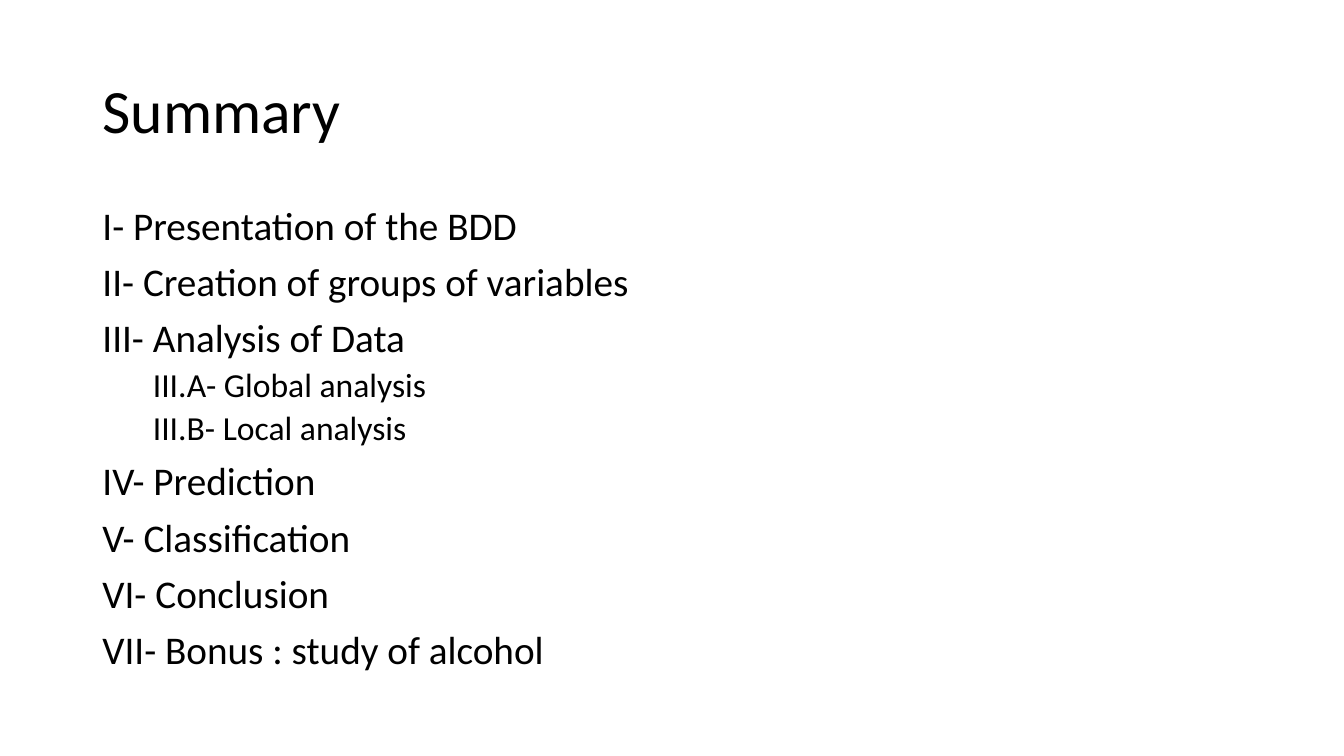
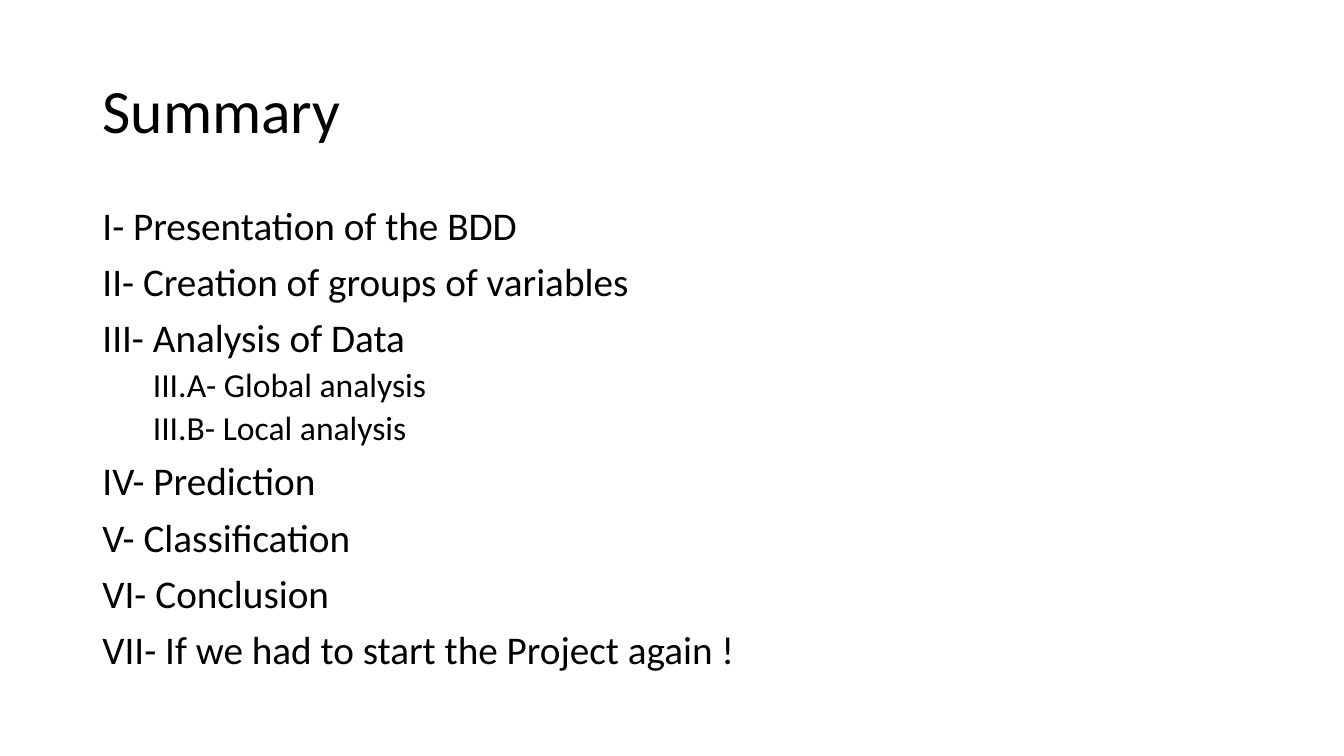
Before and after one commit to Leodespt/Projet_Python, a slide deck: slide 2 of Presentation_Python.pptx. Drawn at 1344x756 pixels with LibreOffice and Linux fonts; fonts in the diff are those of the drawing. Boxes give left, top, right and bottom in pixels: in the first picture for what was removed or moved away, otherwise in the second. Text is boxed around its words. In the diff, an @@ line names an element or a change of style, - is before the commit and + after.

```diff
--- a/Presentation_Python.pptx
+++ b/Presentation_Python.pptx
@@ text at <box>102,636,713,671</box>: text changed @@
-VII- Bonus : study of alcohol
+VII- If we had to start the Project again !
```
Also in this commit, not shown: 1 other slide changed, 7 slides added, 1 slide removed, 1 other file.
